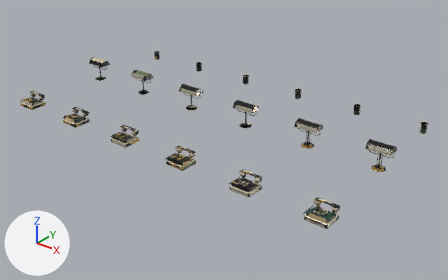
The Blender file tools/blender/desk-assets.blend, before and after one commit.
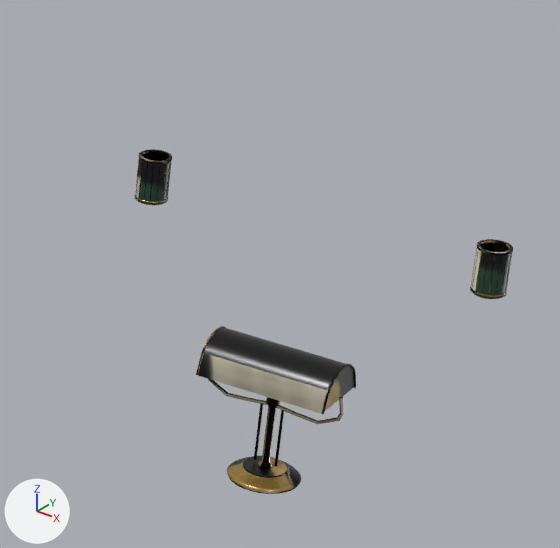
The first picture shows the older version from a 50 mm camera at (11.5, -7.47, 5.38) aimed at (4.07, 1.81, -0.38). The close-ups show the older and then the newer version on the part from 73% to 98% of the width and 27% to 65% of the height of that picture. Only the edits that show in the close-ups are written down. Every picture has the same lights, and +X, +Y and +Z are marked at lower left.

The older version as bpy lines, for what is in view:
```python
me_turned_profile_020 = bpy.data.meshes.new('Turned profile.020')
me_turned_profile_020.from_pydata(...)  # 3792 vertices, 3710 faces; spans x -0.071..0.071, y -0.071..0.071, z 0.0..0.205
# faces by material slot: [282, 3428]
me_turned_profile_020.materials.append(mat_pen_holder_finish_4)  # picture img_desk_baked_color_ao
me_turned_profile_020.materials.append(mat_satin_brass)  # picture img_desk_baked_color_ao
me_turned_profile_023 = bpy.data.meshes.new('Turned profile.023')
me_turned_profile_023.from_pydata(...)  # 1696 vertices, 1502 faces; spans x -0.262..0.262, y -0.133..0.133, z 0.0..0.524
# faces by material slot: [1008, 226, 170, 98]
me_turned_profile_023.materials.append(mat_satin_brass)  # picture img_desk_baked_color_ao
me_turned_profile_023.materials.append(mat_green_stone)  # picture img_desk_baked_color_ao
me_turned_profile_023.materials.append(mat_lamp_fired_enamel_5)  # picture img_desk_baked_color_ao
me_turned_profile_023.materials.append(mat_warm_ivory_keys)  # picture img_desk_baked_color_ao
me_turned_profile_025 = bpy.data.meshes.new('Turned profile.025')
me_turned_profile_025.from_pydata(...)  # 3792 vertices, 3710 faces; spans x -0.071..0.071, y -0.071..0.071, z 0.0..0.205
# faces by material slot: [282, 3428]
me_turned_profile_025.materials.append(mat_pen_holder_finish_5)  # picture img_desk_baked_color_ao
me_turned_profile_025.materials.append(mat_satin_brass)  # picture img_desk_baked_color_ao
ob_holder_05 = bpy.data.objects.new('holder-05', me_turned_profile_020)
ob_holder_05.location = (6.0, 4.0, 0.0)
ob_holder_06 = bpy.data.objects.new('holder-06', me_turned_profile_025)
ob_holder_06.location = (7.5, 4.0, 0.0)
ob_lamp_06 = bpy.data.objects.new('lamp-06', me_turned_profile_023)
ob_lamp_06.location = (7.5, 2.0, 0.0)
```
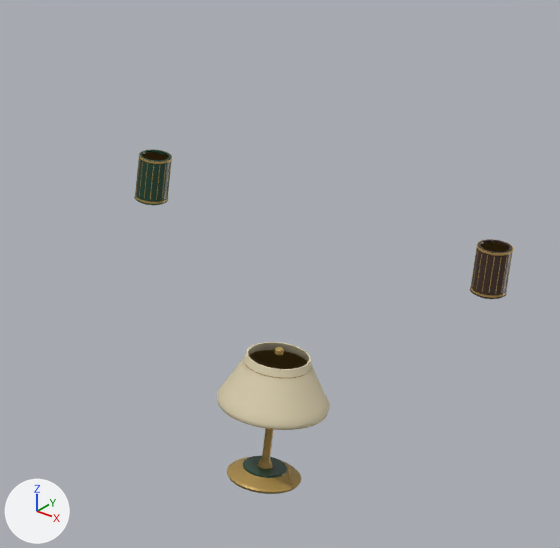
Location of each change, (x1, y1, x2, y2) in pixels of the close-ups (560 x 548 px):
'lamp-06', reshaped (29% narrower, 9% shorter)
    before: (196, 326, 356, 494)
    after: (217, 342, 330, 494)
part 1 of me_turned_profile_020, surface changed
    both: (134, 149, 172, 205)
part 2 of me_turned_profile_023, added
    after: (218, 404, 327, 430)
part 3 of me_turned_profile_023, added
    after: (244, 350, 312, 378)
part 4 of me_turned_profile_023, added
    after: (275, 347, 284, 355)
part 5 of me_turned_profile_023, deleted
    before: (196, 326, 356, 467)
part 6 of me_turned_profile_023, reshaped
    before: (208, 379, 344, 424)
    after: (217, 342, 330, 429)
part 7 of me_turned_profile_023, deleted
    before: (198, 328, 354, 414)
part 8 of me_turned_profile_023, surface changed
    before: (227, 397, 301, 494)
    after: (227, 428, 301, 494)
part 9 of me_turned_profile_025, surface changed
    both: (470, 239, 513, 299)

Patch to the scene script:
```diff
--- a/tools/blender/desk-assets.blend.py
+++ b/tools/blender/desk-assets.blend.py
@@ mat_woven_warm_shade_5 @@
+mat_woven_warm_shade_5 = principled_material('Woven warm shade 5')
+mat_woven_warm_shade_5.texture = img_desk_baked_color_ao
+mat_woven_warm_shade_5.roughness = 0.8
@@ me_turned_profile_020 @@
 me_turned_profile_020.from_pydata(...)  # 3792 vertices, 3710 faces; spans x -0.071..0.071, y -0.071..0.071, z 0.0..0.205
 # used by ob_holder_05; location = (6.0, 4.0, 0.0)
+# me_turned_profile_020 part 1: texture (UV) coordinates of 3710 of 3710 faces, centred in x -0.07..0.07, y -0.07..0.07, z 0.0..0.205, changed; they spanned u 0.01..0.97, v 0.01..0.98 and now span u 0.01..0.98, v 0.01..0.98
 me_turned_profile_020.materials.append(mat_pen_holder_finish_4)
@@ me_turned_profile_023 @@
 # used by ob_lamp_06; location = (7.5, 2.0, 0.0)
-me_turned_profile_023.from_pydata(...)  # 1696 vertices, 1502 faces; spans x -0.262..0.262, y -0.133..0.133, z 0.0..0.524
+me_turned_profile_023.from_pydata(...)  # 1936 vertices, 1674 faces; spans x -0.194..0.194, y -0.194..0.194, z 0.0..0.518
+# me_turned_profile_023 part 2: a new loose piece of 240 vertices spanning x -0.19..0.19, y -0.19..0.19, z 0.297..0.303, in mat_satin_brass (picture img_desk_baked_color_ao)
+# me_turned_profile_023 part 3: a new loose piece of 240 vertices spanning x -0.117..0.117, y -0.117..0.117, z 0.457..0.463, in mat_satin_brass (picture img_desk_baked_color_ao)
+# me_turned_profile_023 part 4: a new loose piece of 192 vertices spanning x -0.015..0.015, y -0.015..0.015, z 0.498..0.518, in mat_satin_brass (picture img_desk_baked_color_ao)
+# me_turned_profile_023 part 5: 10 loose pieces with 600 vertices, spanning x -0.252..0.243, y -0.133..0.133, z 0.065..0.524, are deleted
+# me_turned_profile_023 part 6: 26 vertices moved from x -0.262..0.245, y -0.007..0.007, z 0.345..0.405 to x -0.194..0.188, y -0.025..0.134, z 0.3..0.34; 86 vertices removed from x -0.25..0.262, y -0.007..0.007, z 0.277..0.405; 454 vertices added at x -0.188..0.194, y -0.194..0.194, z 0.3..0.49
+# me_turned_profile_023 part 7: 200 vertices removed from x -0.235..0.235, y -0.13..0.13, z 0.39..0.52
+# me_turned_profile_023 part 8: 693 kept faces spanning x -0.194..0.13, y -0.13..0.13, z 0.0..0.36 get new texture (UV) coordinates
 me_turned_profile_023.materials.append(mat_satin_brass)
 me_turned_profile_023.materials.append(mat_green_stone)
-me_turned_profile_023.materials.append(mat_lamp_fired_enamel_5)  # picture img_desk_baked_color_ao
-me_turned_profile_023.materials.append(mat_warm_ivory_keys)  # picture img_desk_baked_color_ao
+me_turned_profile_023.materials.append(mat_woven_warm_shade_5)  # picture img_desk_baked_color_ao
@@ me_turned_profile_025 @@
 me_turned_profile_025.from_pydata(...)  # 3792 vertices, 3710 faces; spans x -0.071..0.071, y -0.071..0.071, z 0.0..0.205
 # used by ob_holder_06; location = (7.5, 4.0, 0.0)
+# me_turned_profile_025 part 9: texture (UV) coordinates of 3710 of 3710 faces, centred in x -0.07..0.07, y -0.07..0.07, z 0.0..0.205, changed; they spanned u 0.01..0.99, v 0.01..0.99 and now span u 0.01..0.99, v 0.01..0.99
 me_turned_profile_025.materials.append(mat_pen_holder_finish_5)
```
